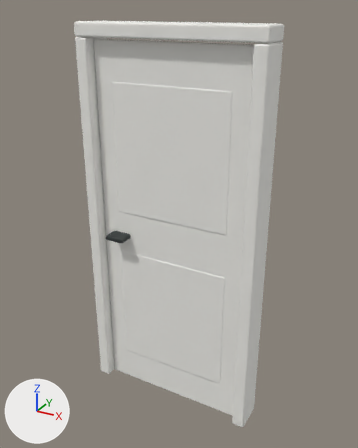
The glTF model public/room/assets/door.glb as it was, and as the next commit left it.
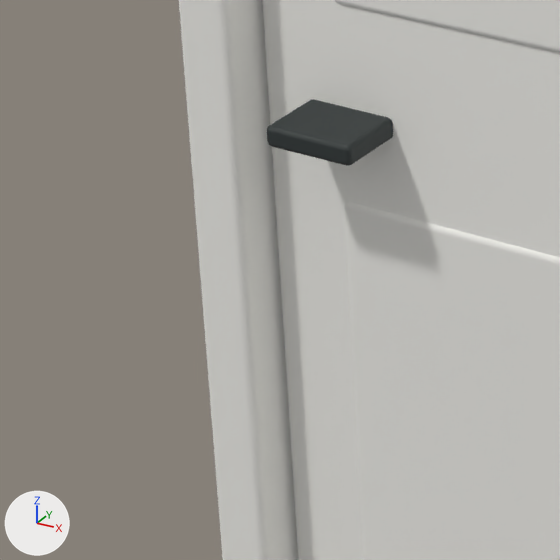
Each version is shown whole from a camera (50 mm lens) standing at (1.187, -2.077, 2.167) and looking at (0.022, 0.041, 1.108), then close up on the part from 15% to 46% of the width and 47% to 72% of the height. Arrows for +X, +Y and +Z are at lower left; the lights stay in place. The last two pictures show the newer version. Where no turn or scale is listed for an object, it has been applied to the vertices. Vertices at exactly the same position are counted once.

In view in the first close-up: 'door'.
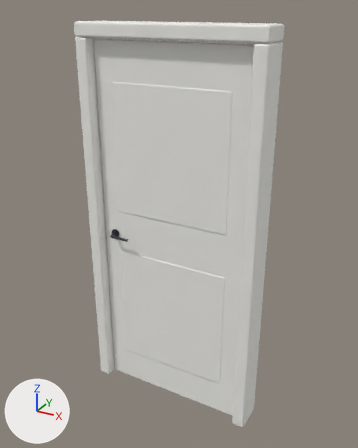
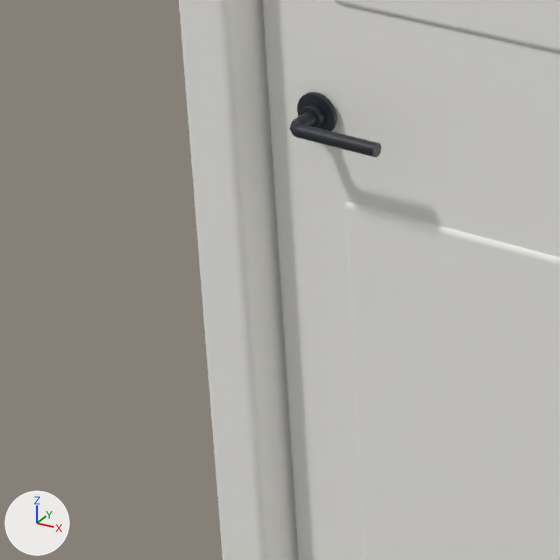
Where the newer file only moved an object's origin or applied its transform, the numbers keep the older frame.

Edits to the bpy script that builds the scene:
```text
Add mat_metal:
    mat_metal = bpy.data.materials.new('metal')
    mat_metal.use_nodes = True; mat_metal.node_tree.nodes.clear()
    _N = mat_metal.node_tree.nodes; _L = mat_metal.node_tree.links
    n0 = _N.new('ShaderNodeBsdfPrincipled'); n0.name = 'Principled BSDF'
    n0.inputs[2].default_value = 0.45  # 'Roughness'
    n1 = _N.new('ShaderNodeOutputMaterial'); n1.name = 'Material Output'
    n2 = _N.new('ShaderNodeVertexColor'); n2.name = 'Color Attribute'
    _L.new(n0.outputs[0], n1.inputs[0])  # 'BSDF' to 'Surface'
    _L.new(n2.outputs[0], n0.inputs[0])  # 'Color' to 'Base Color'
Change me_door:
    used by ob_door; location = (0.0, 0.0, 1.05)
    remove me_door.from_pydata(...)  # 668 vertices, 1316 faces; spans x -0.49..0.49, y -0.1..0.1, z -1.05..1.05
    add me_door.from_pydata(...)  # 572 vertices, 1128 faces; spans x -0.49..0.49, y -0.07..0.1, z -1.05..1.05
    me_door part 1: the loose piece of 96 vertices spanning x -0.36..-0.25, y -0.1..-0.01, z -0.06..-0.04 is deleted
    other edits to the shape of me_door do not show in these pictures
Add me_cylinder_001:
    me_cylinder_001.from_pydata(...)  # 376 vertices, 740 faces; spans x -0.0675..0.0675, y -0.028..0.028, z -0.025..0.025
    me_cylinder_001.materials.append(mat_metal)
Add ob_door_handle:
    ob_door_handle = bpy.data.objects.new('door_handle', me_cylinder_001)
    ob_door_handle.location = (-0.303, -0.055, 1.0)
```

Pixel boxes [x1, y1, x2, y2] of what changed, in the close-ups (560 x 560 px):
'door_handle', added: after [290, 92, 382, 157]
part 1 of me_door, deleted: before [267, 99, 393, 166]
